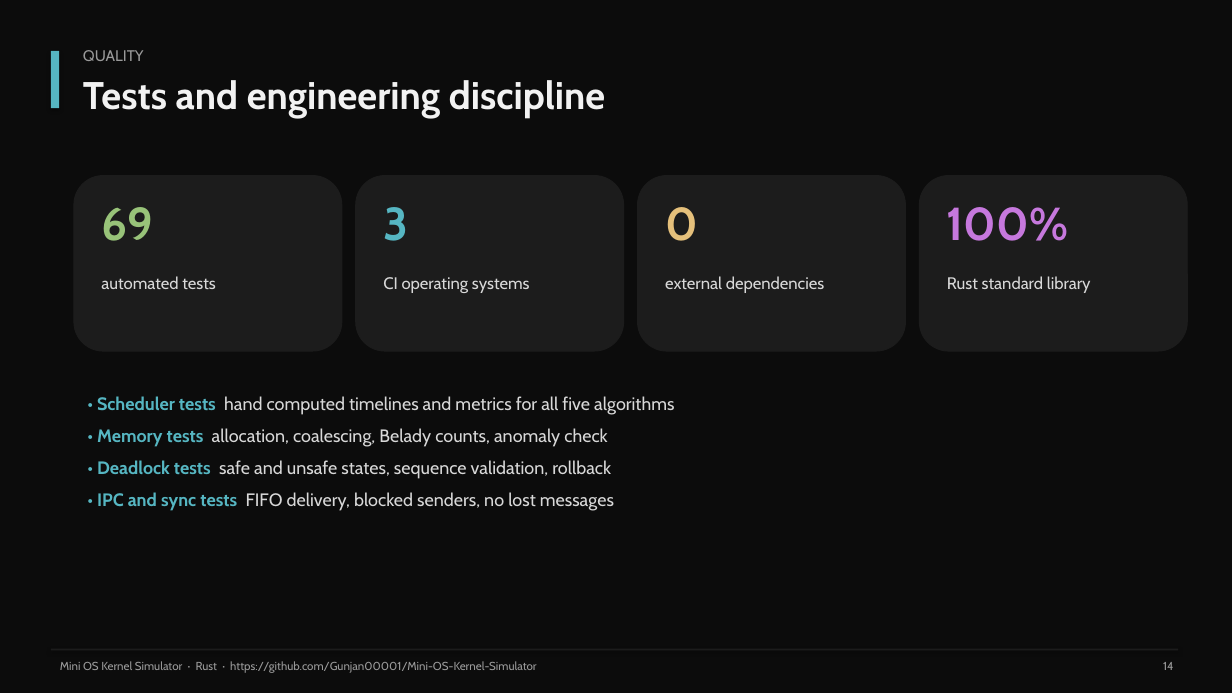
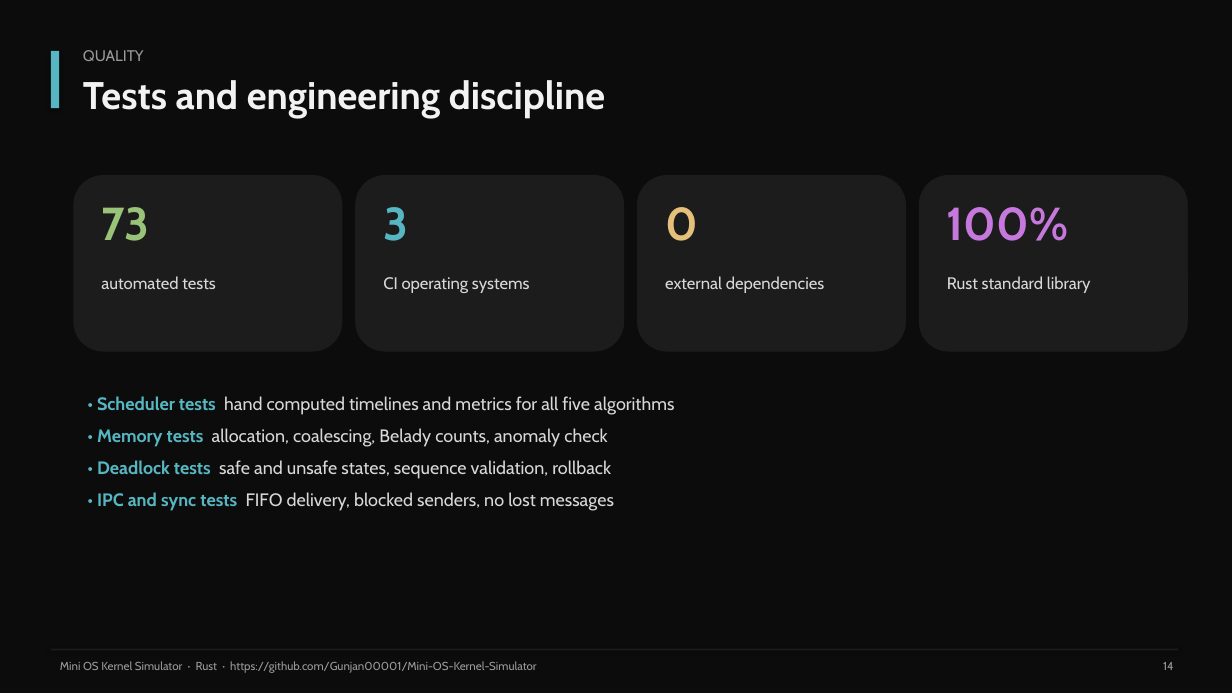
Before and after one commit to Gunjan00001/Mini-OS-Kernel-Simulator, a slide deck: slide 14 of docs/presentation/MiniOSKernel_Simulator.pptx. Drawn at 1232x693 pixels with LibreOffice and Linux fonts; fonts in the diff are those of the drawing. Boxes give left, top, right and bottom in pixels: in the first picture for what was removed or moved away, otherwise in the second. Text is boxed around its words. In the diff, an @@ line names an element or a change of style, - is before the commit and + after.

```diff
--- a/docs/presentation/MiniOSKernel_Simulator.pptx
+++ b/docs/presentation/MiniOSKernel_Simulator.pptx
@@ text at box(101, 207, 149, 241): text changed @@
-69
+73
```
Also in this commit, not shown: 2 other slides changed, 1 other file.
